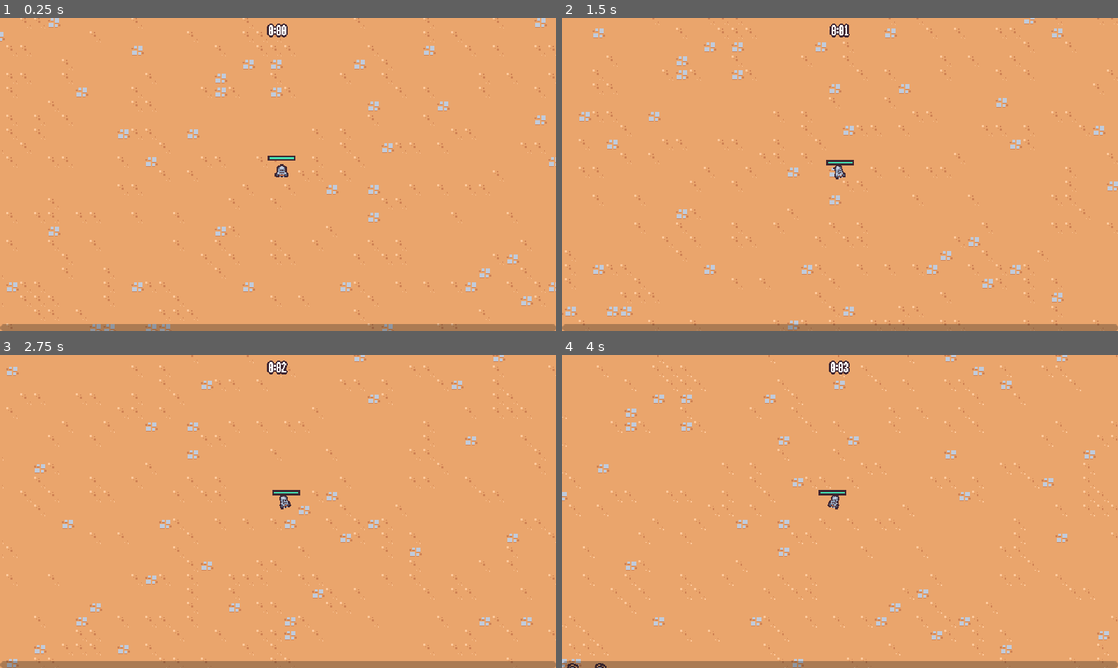
Above: before the commit, frames 1-4 (two rows, left to right).
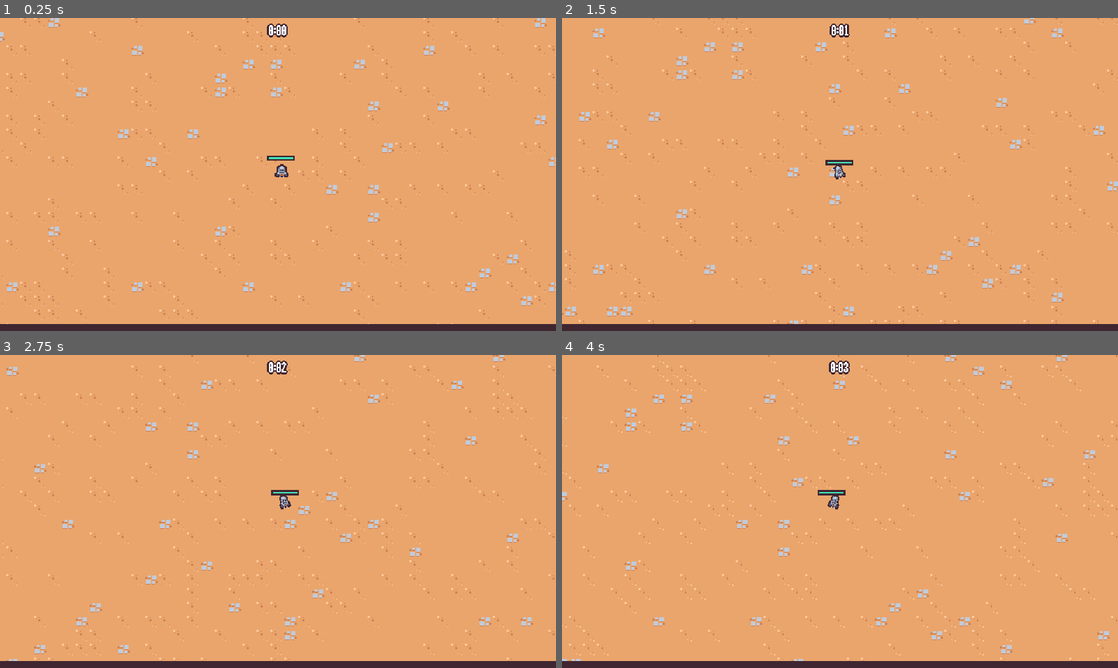
Above: after the commit, the same moments.

Repository: Yrainyw/2D-Survivors
Game: Godot game, scene res://Scenes/Main/Main.tscn
Two runs of this game, one before a commit and one after it. Both use one fixed random seed, a clock stepped at 60 frames per second and the inputs below.
Inputs (mouse positions are in pixels of both pictures, inside the frame that each line leads up to):
- Up to frame 1 (0.25 s): no input
- Up to frame 2 (1.5 s): move the mouse to (962, 158) at 0.52 s; press the mouse at (962, 158) at 0.53 s; hold D (move_right) 0.53-1.28 s; move the mouse to (728, 190) at 1.27 s; release the mouse at (728, 190) at 1.28 s; hold S (move_down) from 1.28 s (still down); click (728, 190) at 1.35 s
- Up to frame 3 (2.75 s): move the mouse to (333, 442) at 2.02 s; release S (move_down) at 2.03 s; press the mouse at (333, 442) at 2.03 s; hold D (move_right) from 2.03 s (still down)
- Up to frame 4 (4 s): move the mouse to (812, 574) at 2.77 s; release D (move_right) at 2.78 s; release the mouse at (812, 574) at 2.78 s; hold W (move_up) 2.78-3.53 s; click (812, 574) at 2.85 s; move the mouse to (1006, 558) at 3.52 s; press the mouse at (1006, 558) at 3.53 s; hold A (move_left) from 3.53 s (still down)

The runs differ from the first frame. In frame 1, 2.2% of the frame differs, in the area x 0-100%, y 44-100%; in frame 2, 2.2%; in frame 3, 2.2%, in the area x 0-100%, y 43-100%; in frame 4, 2.2%.

Commit message:
Applying a Style to the Experience Bar

Diff:
--- a/Resources/Theme/theme.tres
+++ b/Resources/Theme/theme.tres
@@ -23,6 +23,9 @@
 texture_margin_bottom = 10.0
 region_rect = Rect2(0, 0, 16, 16)
 
+[sub_resource type="StyleBoxFlat" id="StyleBoxFlat_nenr8"]
+bg_color = Color(0.247059, 0.14902, 0.192157, 1)
+
 [resource]
 default_font = ExtResource("1_esrnp")
 default_font_size = 16
@@ -30,3 +33,4 @@
 AlternatePanelContainer/styles/panel = SubResource("StyleBoxTexture_ri4ej")
 Label/constants/line_spacing = 0
 PanelContainer/styles/panel = SubResource("StyleBoxTexture_bajoh")
+ProgressBar/styles/background = SubResource("StyleBoxFlat_nenr8")
--- a/Scenes/GameObjects/Player/Player.tscn
+++ b/Scenes/GameObjects/Player/Player.tscn
@@ -133,9 +133,9 @@
 
 [node name="HealthBar" type="ProgressBar" parent="."]
 custom_minimum_size = Vector2(32, 6)
-offset_left = -16.0
+offset_left = -17.0
 offset_top = -25.0
-offset_right = 16.0
+offset_right = 15.0
 offset_bottom = -19.0
 pivot_offset = Vector2(16, 3)
 theme_override_styles/background = SubResource("StyleBoxFlat_nenr8")
--- a/Scenes/UI/experience_bar.tscn
+++ b/Scenes/UI/experience_bar.tscn
@@ -1,6 +1,14 @@
-[gd_scene load_steps=2 format=3 uid="uid://c6jl7lahg0gt0"]
+[gd_scene load_steps=3 format=3 uid="uid://c6jl7lahg0gt0"]
 
 [ext_resource type="Script" path="res://Scenes/UI/experience_bar.gd" id="1_ix6a5"]
+
+[sub_resource type="StyleBoxFlat" id="StyleBoxFlat_865nv"]
+bg_color = Color(0.458824, 0.890196, 1, 1)
+border_width_left = 2
+border_width_top = 2
+border_width_right = 2
+border_width_bottom = 2
+border_color = Color(1, 1, 1, 0)
 
 [node name="ExperienceBar" type="CanvasLayer"]
 script = ExtResource("1_ix6a5")
@@ -18,6 +26,7 @@
 layout_mode = 2
 size_flags_vertical = 8
 mouse_filter = 2
+theme_override_styles/fill = SubResource("StyleBoxFlat_865nv")
 max_value = 1.0
 value = 0.5
 show_percentage = false
Not shown: 1 places in Resources/Theme/theme.tres that only renumber resources
